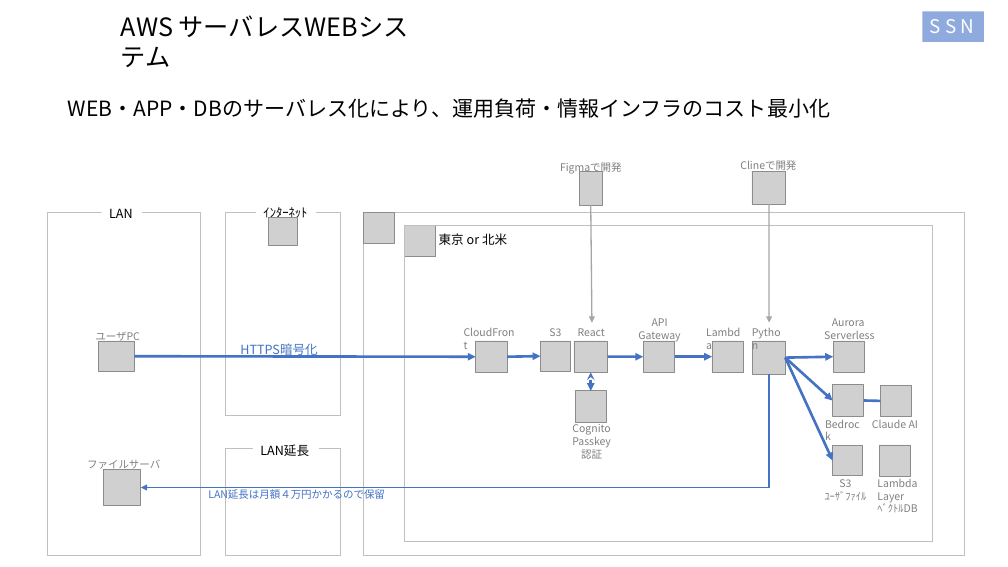
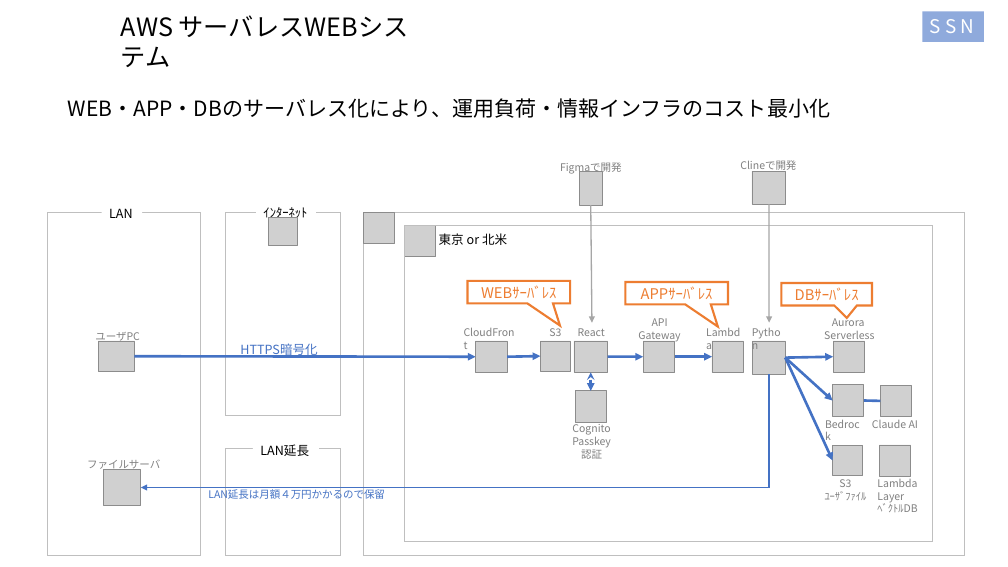
Before and after one commit to kiri0408/tyaga, a slide deck: slide 2 of aws_memo2.pptx. Drawn at 1008x567 pixels with LibreOffice and Linux fonts; fonts in the diff are those of the drawing; grey boxes stand for pictures. Boxes give left, top, right and bottom in pixels: in the first picture for what was removed or moved away, otherwise in the second. Text is boxed around its words. In the diff, an @@ line names an element or a change of style, - is before the commit and + after.

```diff
--- a/aws_memo2.pptx
+++ b/aws_memo2.pptx
@@ speech box added at (467, 281, 570, 304), fill #FFFFFF, outline #ED7D31 2 pt, 14 pt, text #ED7D31 @@
+WEBｻｰﾊﾞﾚｽ
@@ speech box added at (625, 282, 728, 305), fill #FFFFFF, outline #ED7D31 2 pt, 14 pt, text #ED7D31 @@
+APPｻｰﾊﾞﾚｽ
@@ speech box added at (782, 283, 873, 306), fill #FFFFFF, outline #ED7D31 2 pt, 14 pt, text #ED7D31 @@
+DBｻｰﾊﾞﾚｽ
```
Also in this commit, not shown: 1 other slide changed.
